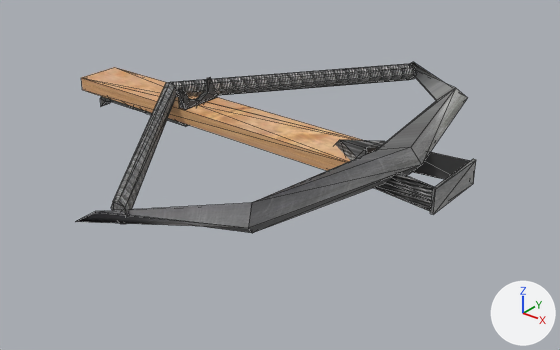
The OBJ model StemistHacks2/Assets/models/Crossbow29.obj, before and after one commit.
Rendered twice from a 50 mm lens placed at (4.67, -5.55, 2.86), pointed at (0.39, -0.19, -0.46). The lights are fixed; the arrows at lower right show +X, +Y and +Z. Mesh edges are drawn as thin lines. Where no turn or scale is listed for an object, it has been applied to the vertices.
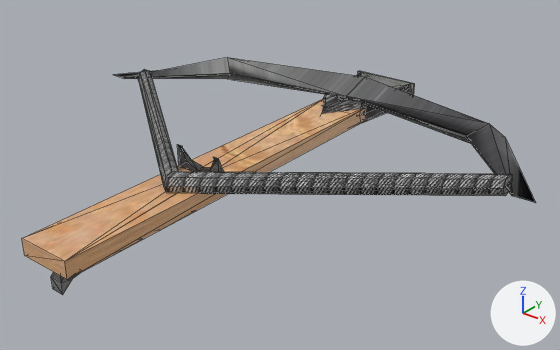
What changed in the scene script:
```text
Change me_sphere:
    used by ob_sphere; location = (0.0, 0.0, 0.0)
    remove me_sphere.from_pydata(...)  # 49 vertices, 82 faces, 2 loose edges; spans x -1.36..2.13, y -2.22..2.16, z -0.23..0.13
    add me_sphere.from_pydata(...)  # 146 vertices, 276 faces; spans x -2.18..2.86, y -2.87..1.81, z -0.46..0.16
    me_sphere part 1: the loose piece of 24 vertices spanning x -1.36..0.53, y -2.22..2.16, z -0.1..0.1 is turned 90 degrees about the z axis through its middle, then moved by (0.79, -0.72, 0.0)
    me_sphere part 2: a new loose piece, a box spanning x -0.028..0.709, y 1.778..1.805, z -0.223..0.012, in mat_material (picture img_metal_texture_jpg)
    me_sphere part 3: the loose piece of 21 vertices spanning x 0.85..2.13, y -0.35..0.36, z -0.23..0.0 is turned 90 degrees about the z axis through its middle, then moved by (-1.15, 1.15, 0.0)
    me_sphere part 4: a new loose piece of 54 vertices spanning x 0.09..0.59, y -2.87..1.0, z -0.46..-0.06
    me_sphere part 5: a new loose piece of 21 vertices spanning x -2.18..2.86, y -0.06..1.47, z -0.13..0.13, in mat_material (picture img_metal_texture_jpg)
    me_sphere part 6: a new loose piece of 18 vertices spanning x 0.1..0.58, y -1.26..-1.17, z -0.06..0.16, in mat_material (picture img_metal_texture_jpg)
    add me_sphere.materials.append(mat_material)  # picture img_metal_texture_jpg
    add me_sphere.materials.append(mat_material_001)  # picture img_wood_texture_png
Remove ob_sphere_001:
    ob_sphere_001 = bpy.data.objects.new('Sphere.001', me_sphere_001)
    ob_sphere_001.location = (0.0, 0.0, 0.0)
Remove ob_sphere_002:
    ob_sphere_002 = bpy.data.objects.new('Sphere.002', me_sphere_002)
    ob_sphere_002.location = (0.0, 0.0, 0.0)
```

Where the change shows, as pixel boxes [x1, y1, x2, y2] in the pictures (560 x 350 px; the box of a moved part takes in the faces that stretch with it):
'Sphere', reshaped (43% wider, 48% taller): before [111, 64, 470, 224]; after [22, 57, 536, 295]
'Sphere.001', deleted: before [75, 62, 476, 233]
'Sphere.002', deleted (brown): before [81, 67, 361, 171]
part 1 of me_sphere, moved or reshaped: before [111, 64, 416, 224]; after [138, 69, 513, 196]
part 2 of me_sphere, added: after [358, 71, 415, 95]
part 3 of me_sphere, moved or reshaped: before [335, 140, 470, 211]; after [322, 73, 411, 123]
part 4 of me_sphere, added (brown): after [22, 99, 366, 295]
part 5 of me_sphere, added: after [115, 57, 536, 203]
part 6 of me_sphere, added: after [177, 144, 224, 172]
